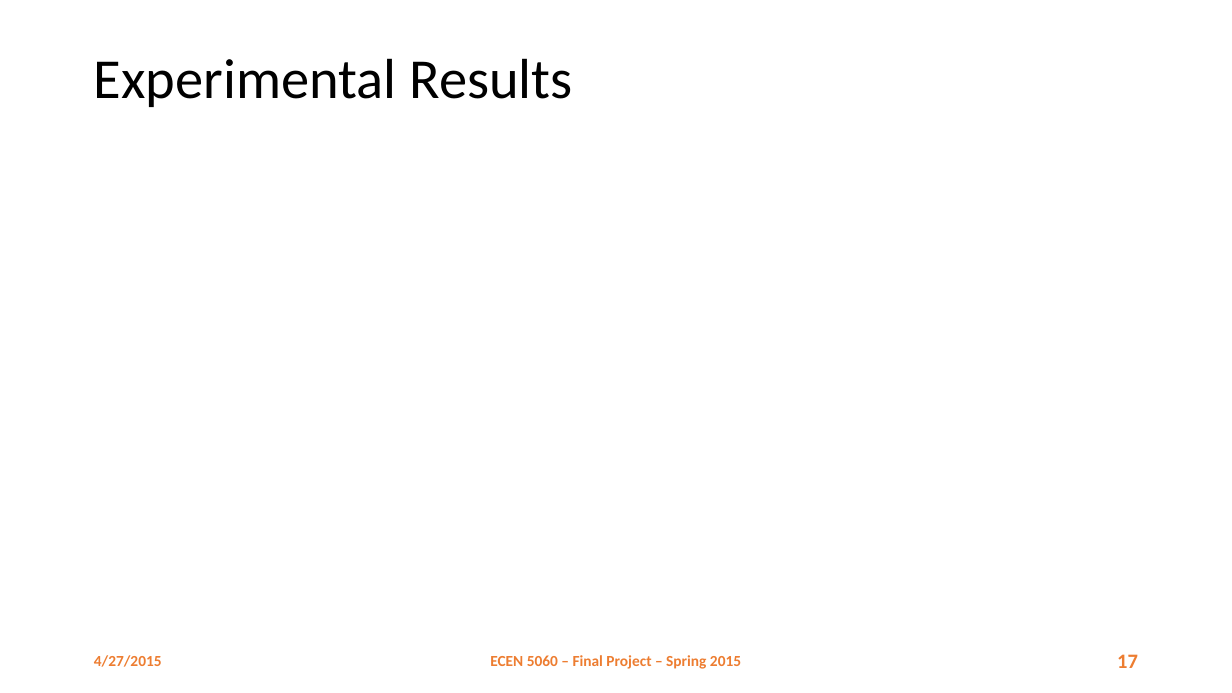
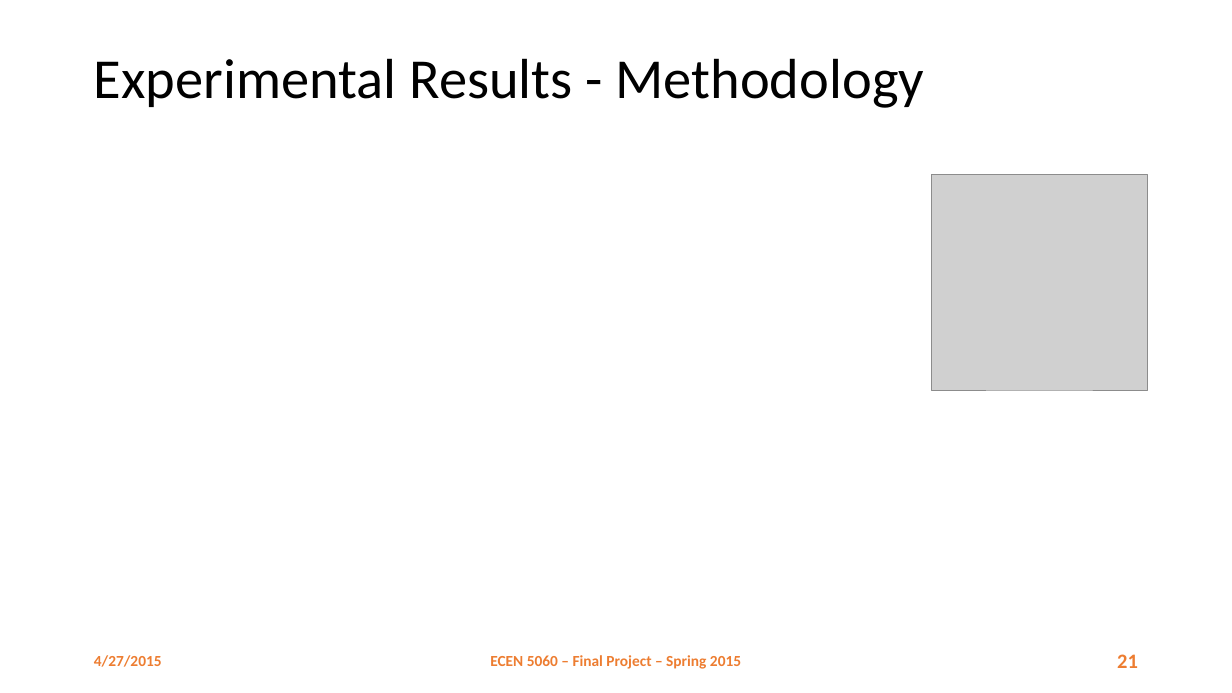
Before and after one commit to danhtuan/jdmcmc-mpi, a slide deck: slide 21 of report/Parallel MCMC.pptx (slide 17 before the commit). Drawn at 1232x693 pixels with LibreOffice and Linux fonts; fonts in the diff are those of the drawing; grey boxes stand for pictures; background and template pictures are left out. Boxes give left, top, right and bottom in pixels: in the first picture for what was removed or moved away, otherwise in the second. Text is boxed around its words. In the diff, an @@ line names an element or a change of style, - is before the commit and + after.

Commit message:
- add excel spreadsheet of results - matthew's modifications to powerpoint - new slides

```diff
--- a/report/Parallel MCMC.pptx
+++ b/report/Parallel MCMC.pptx
@@ title at (94, 58, 924, 108): text changed @@
-Experimental Results
+Experimental Results - Methodology
@@ picture added at (932, 175, 1148, 391) @@
@@ page number at (1117, 654, 1138, 668): text changed @@
-17
+21
```
Also in this commit, not shown: 3 other slides changed, 15 slides added, 1 other file.
